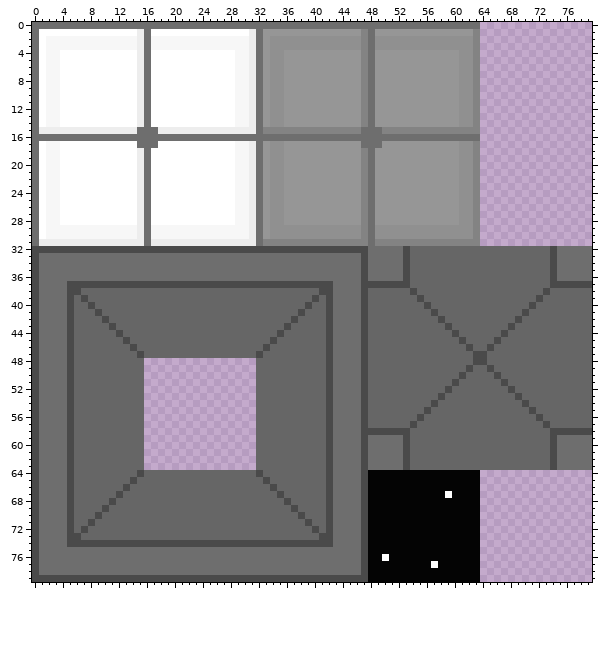
A sprite sheet gets an edit: core/assets/Tileset.png. Above: the version before the commit.
The file is 80x80 pixels. Colours within 5 levels of each other are drawn and written as one.
The result:
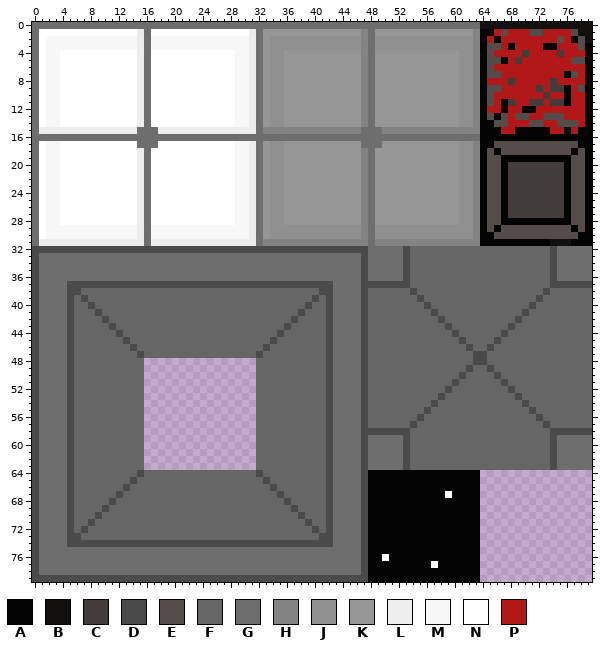
Palette (. is transparent): A #040404  B #131010  C #433c3c  D #4a4a4a  E #544b4b  F #666666  G #6e6e6e  H #838383  J #909090  K #969696  L #ededed  M #f7f7f7  N #ffffff  P #b21818
From old to new:
y 0: x 64..79 ................ -> BBBBBBBBBBBBBBBB
y 1: x 64..79 ................ -> AAPEPPPEEPPPPEBB
y 2: x 64..79 ................ -> APAPPPPPPPPEPAEB
y 3: x 64..79 ................ -> AEEPAPPPPAAPPPEA
y 4: x 64..79 ................ -> AEPPPPCPPPPCPPPA
y 5: x 64..79 ................ -> AEEAPCPPPPPPPEEA
y 6: x 64..79 ................ -> AEPPPPPPPPPPPPPA
y 7: x 64..79 ................ -> AEEPPPPPPPPPAEPA
y 8: x 64..79 ................ -> APPPCPPPPPCPPPPA
y 9: x 64..79 ................ -> AEEPPPPPCPCCAPEA
y 10: x 64..79 ................ -> AEPPPPPPPCPPAPPA
y 11: x 64..79 ................ -> AEPACPPCCPCCAPPA
y 12: x 64..79 ................ -> APPAPPAAPPPPPPPA
y 13: x 64..79 ................ -> AEAEPEEPPEEEPPPA
y 14: x 64..79 ................ -> AAEEPPPEEPPEEEPA
y 15: x 64..79 ................ -> AAAPPAAAAAPPBPAA
y 16: x 64..79 ................ -> AAAAAAAAAAAAAAAA
y 17: x 64..79 ................ -> AAEEEEEEEEEEEEAA
y 18: x 64..79 ................ -> AEAEEEEEEEEEEAEA
y 19: x 64..79 ................ -> AEEAAAAAAAAAAEEA
y 20..27: x 64..79 ................ -> AEEACCCCCCCCAEEA
y 28: x 64..79 ................ -> AEEAAAAAAAAAAEEA
y 29: x 64..79 ................ -> AEAEEEEEEEEEEAEA
y 30: x 64..79 ................ -> AAEEEEEEEEEEEEAA
y 31: x 64..79 ................ -> AAAAAAAAAABBBAAA
Where, in picture pixels (left, top, right, bottom), the same in both pictures:
added: (480, 22, 592, 246)
